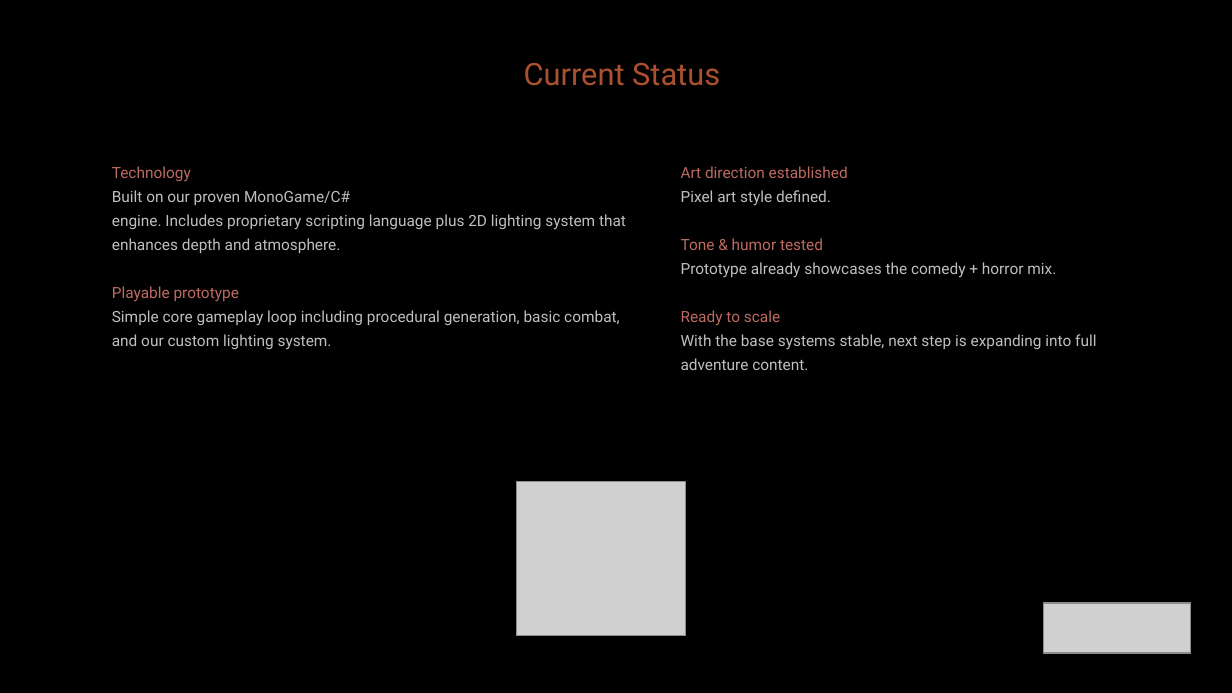
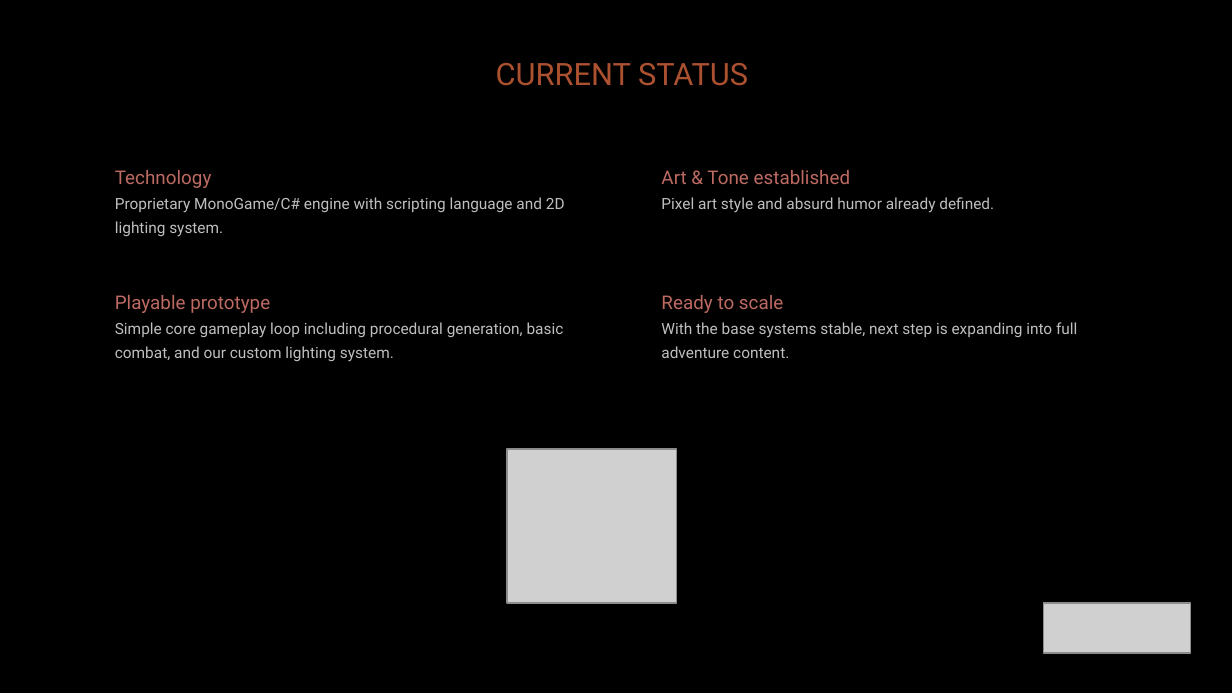
Before and after one commit to diegohcanepa/Remizione, a slide deck: slide 11 of Pitch Deck.pptx (slide 12 before the commit). Drawn at 1232x693 pixels with LibreOffice and Linux fonts; fonts in the diff are those of the drawing; grey boxes stand for pictures; background and template pictures are left out. Boxes give left, top, right and bottom in pixels: in the first picture for what was removed or moved away, otherwise in the second. Text is boxed around its words. In the diff, an @@ line names an element or a change of style, - is before the commit and + after.

```diff
--- a/Pitch Deck.pptx
+++ b/Pitch Deck.pptx
@@ text at (496, 63, 748, 86): text changed @@
-Current Status
+CURRENT STATUS
@@ text at (115, 170, 212, 188): size 9 to 11 pt in "Technology" @@
@@ text added at (661, 170, 994, 213), 9 pt, text #BFBFBF @@
+Art & Tone established
+Pixel art style and absurd humor already defined.
@@ text at (681, 166, 1056, 278): paragraphs removed @@
-Art direction established
-Pixel art style defined.
-Tone & humor tested
-Prototype already showcases the comedy + horror mix.
@@ text at (115, 197, 565, 237): text changed @@
-Built on our proven MonoGame/C#
-engine. Includes proprietary scripting language plus 2D lighting system that enhances depth and atmosphere.
-Playable prototype
-Simple core gameplay loop including procedural generation, basic combat, and our custom lighting system.
+Proprietary MonoGame/C# engine with scripting language and 2D lighting system.
@@ text added at (115, 295, 564, 362), 9 pt, text #BFBFBF @@
+Playable prototype
+Simple core gameplay loop including procedural generation, basic combat, and our custom lighting system.
@@ text "Ready to scale": place and size @@
-text "Ready to scale" at (681, 166, 1096, 370)
+text "Ready to scale" at (661, 295, 1077, 358)
@@ text at (661, 295, 783, 313): size 9 to 11 pt in "Ready to scale" @@
@@ picture: place and size @@
-picture at (516, 482, 686, 636)
+picture at (508, 448, 678, 602)
```
Also in this commit, not shown: 13 other slides changed, 1 slide added, 2 slides removed, 5 other files.
